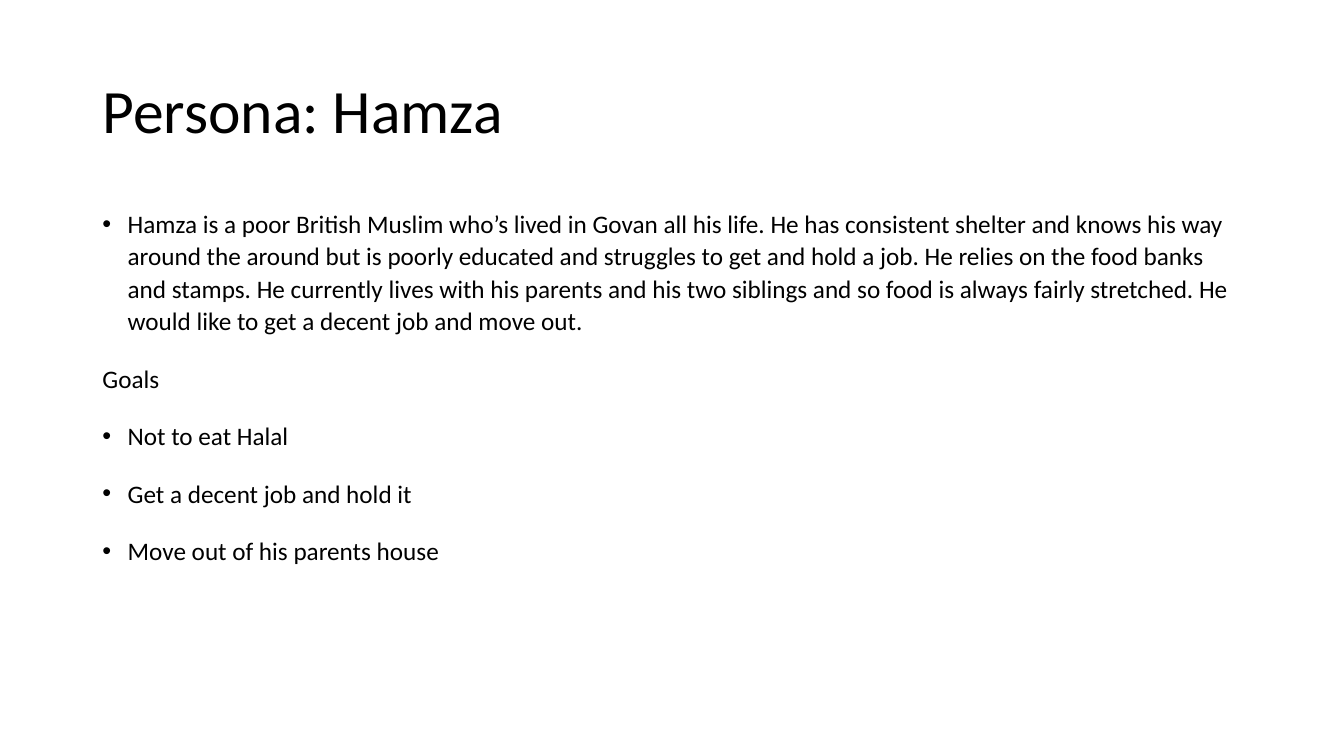
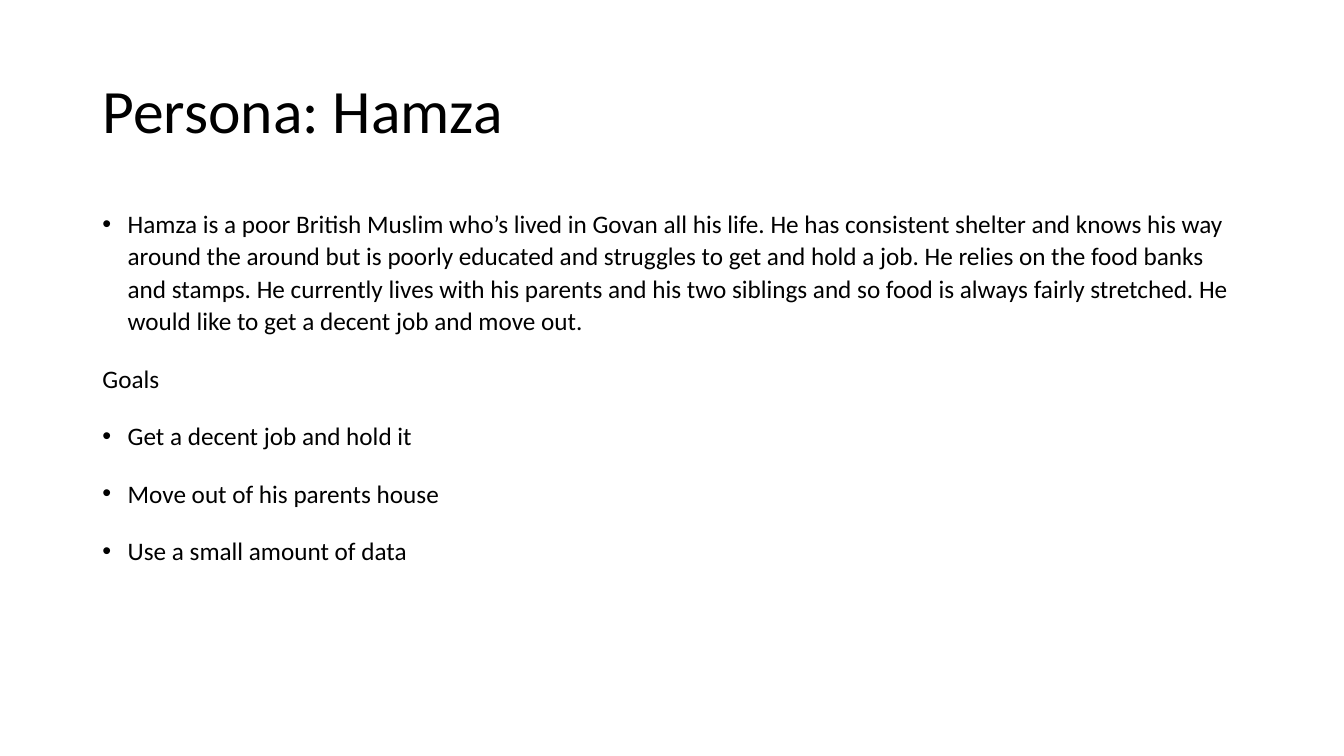
Before and after one commit to Omnikron13/synoptic-23, a slide deck: slide 7 of Files/Synoptic project 2023.pptx. Drawn at 1344x756 pixels with LibreOffice and Linux fonts; fonts in the diff are those of the drawing. Boxes give left, top, right and bottom in pixels: in the first picture for what was removed or moved away, otherwise in the second. Text is boxed around its words. In the diff, an @@ line names an element or a change of style, - is before the commit and + after.

```diff
--- a/Files/Synoptic project 2023.pptx
+++ b/Files/Synoptic project 2023.pptx
@@ text at (x1=128, y1=427, x2=288, y2=445): paragraph removed @@
-• Not to eat Halal
@@ text at (x1=128, y1=542, x2=406, y2=561): paragraph added @@
+• Use a small amount of data
```
Also in this commit, not shown: 3 other slides changed, 2 slides added.
